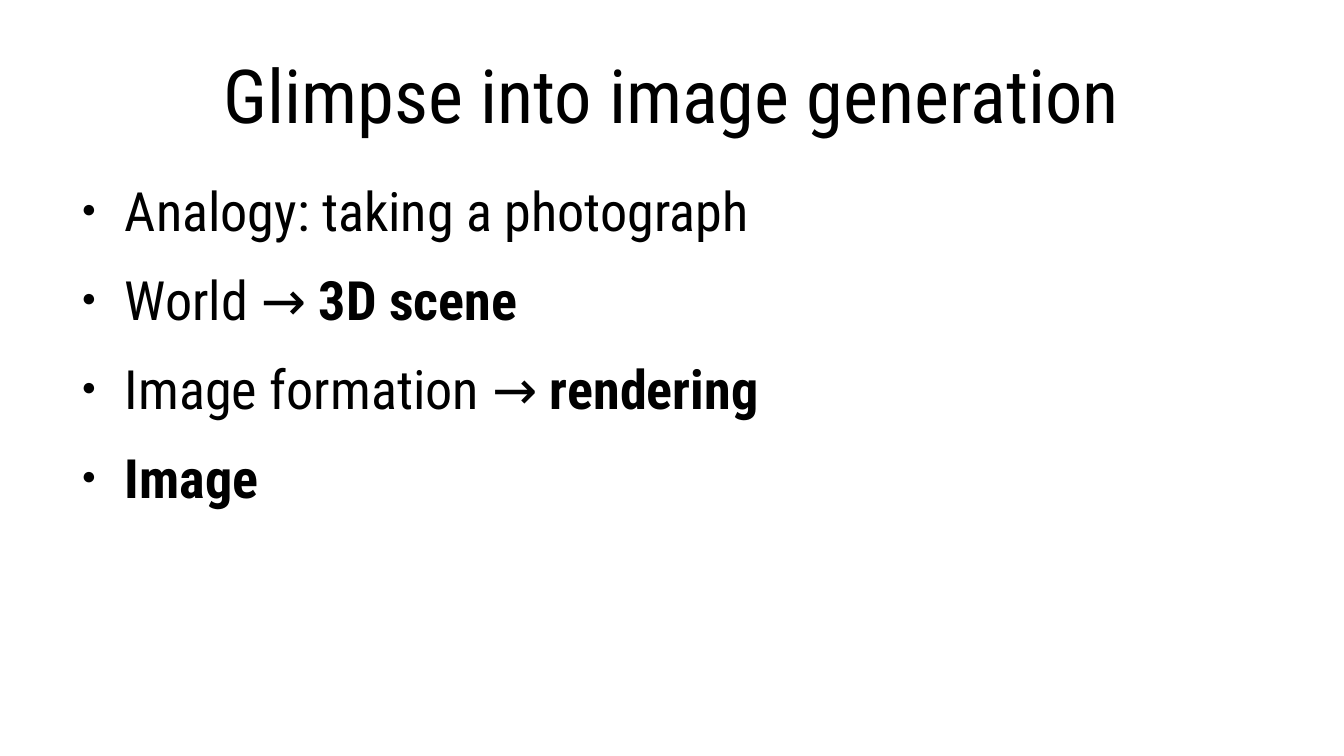
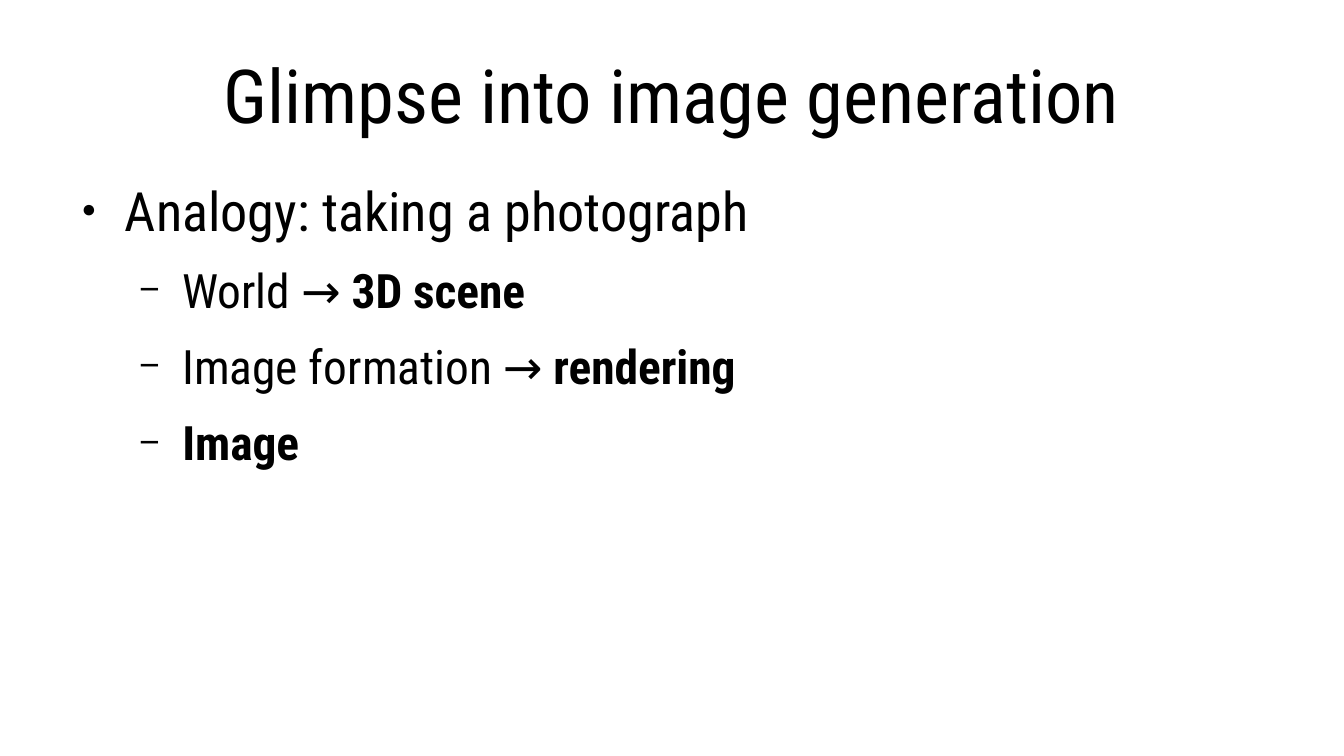
Before and after one commit to lorentzo/IntroductionToComputerGraphics, a slide deck: slide 30 of lectures/1_introduction/introduction.odp. Drawn at 1344x756 pixels with LibreOffice and Linux fonts; fonts in the diff are those of the drawing. Boxes give left, top, right and bottom in pixels: in the first picture for what was removed or moved away, otherwise in the second. Text is boxed around its words. In the diff, an @@ line names an element or a change of style, - is before the commit and + after.

Commit message:
rendering, raytracing, intro

```diff
--- a/lectures/1_introduction/introduction.odp
+++ b/lectures/1_introduction/introduction.odp
@@ text at bbox=[182, 272, 735, 470]: size 32 to 28 pt in "World → 3D scene", "Image formation → rendering", "Image"; bullet ● to −; list level 1 to 2 in "World → 3D scene"; list level 1 to 2 in "Image formation → rendering"; list level 1 to 2 in "Image" @@
```
Also in this commit, not shown: 5 other slides changed, 7 other files.
